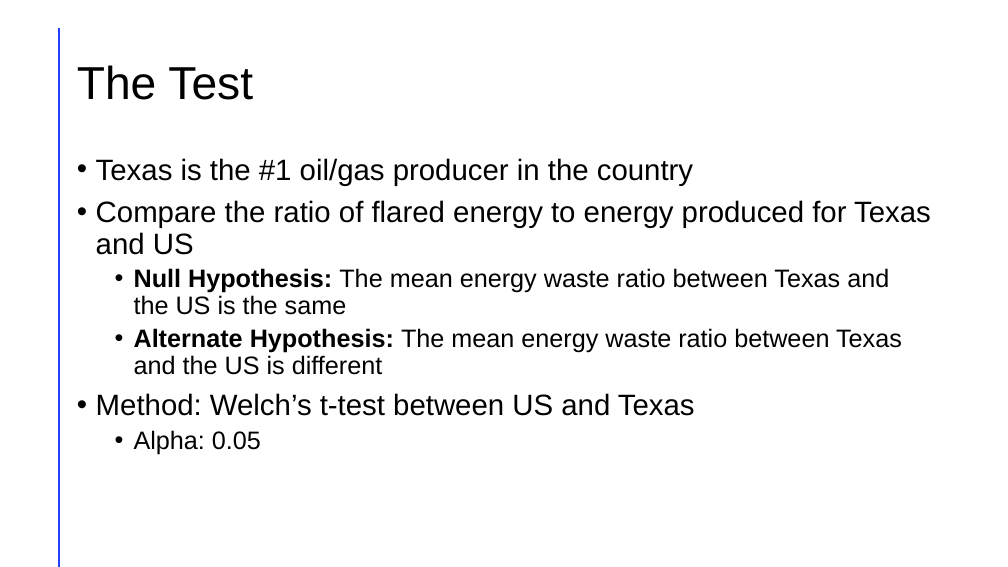
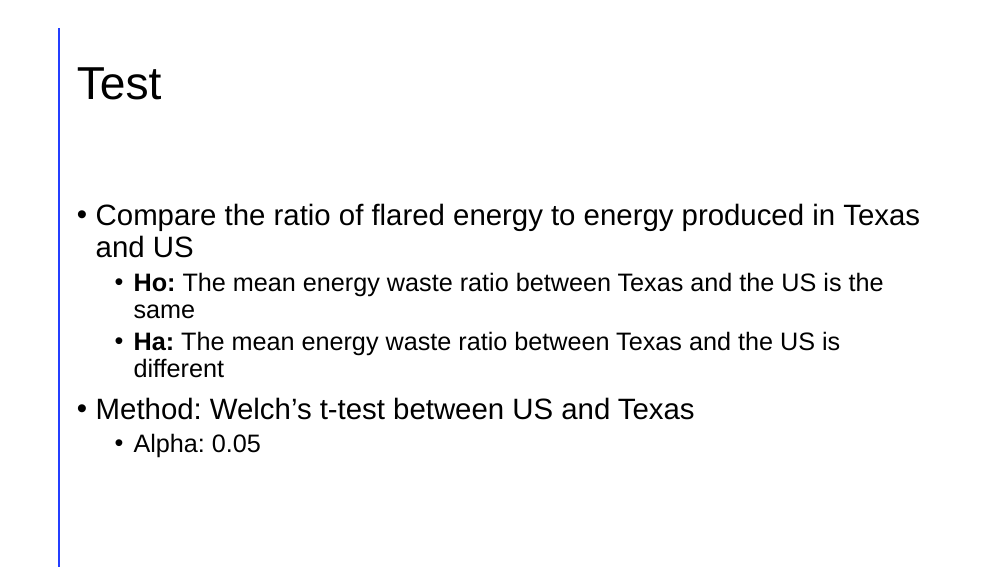
Before and after one commit to chad-hub/wasted_energy, a slide deck: slide 5 of Wasted Energy.pptx. Drawn at 1008x567 pixels with LibreOffice and Linux fonts; fonts in the diff are those of the drawing. Boxes give left, top, right and bottom in pixels: in the first picture for what was removed or moved away, otherwise in the second. Text is boxed around its words. In the diff, an @@ line names an element or a change of style, - is before the commit and + after.

```diff
--- a/Wasted Energy.pptx
+++ b/Wasted Energy.pptx
@@ title at [77, 67, 162, 100]: text changed @@
-The Test
+Test
@@ text at [96, 203, 920, 378]: text changed @@
-• Texas is the #1 oil/gas producer in the country
-• Compare the ratio of flared energy to energy produced for Texas and US
-  • Null Hypothesis: The mean energy waste ratio between Texas and the US is the same
-  • Alternate Hypothesis: The mean energy waste ratio between Texas and the US is different
+• Compare the ratio of flared energy to energy produced in Texas and US
+  • Ho: The mean energy waste ratio between Texas and the US is the same
+  • Ha: The mean energy waste ratio between Texas and the US is different
```
Also in this commit, not shown: 8 other slides changed, 1 slide added, 1 slide removed.
